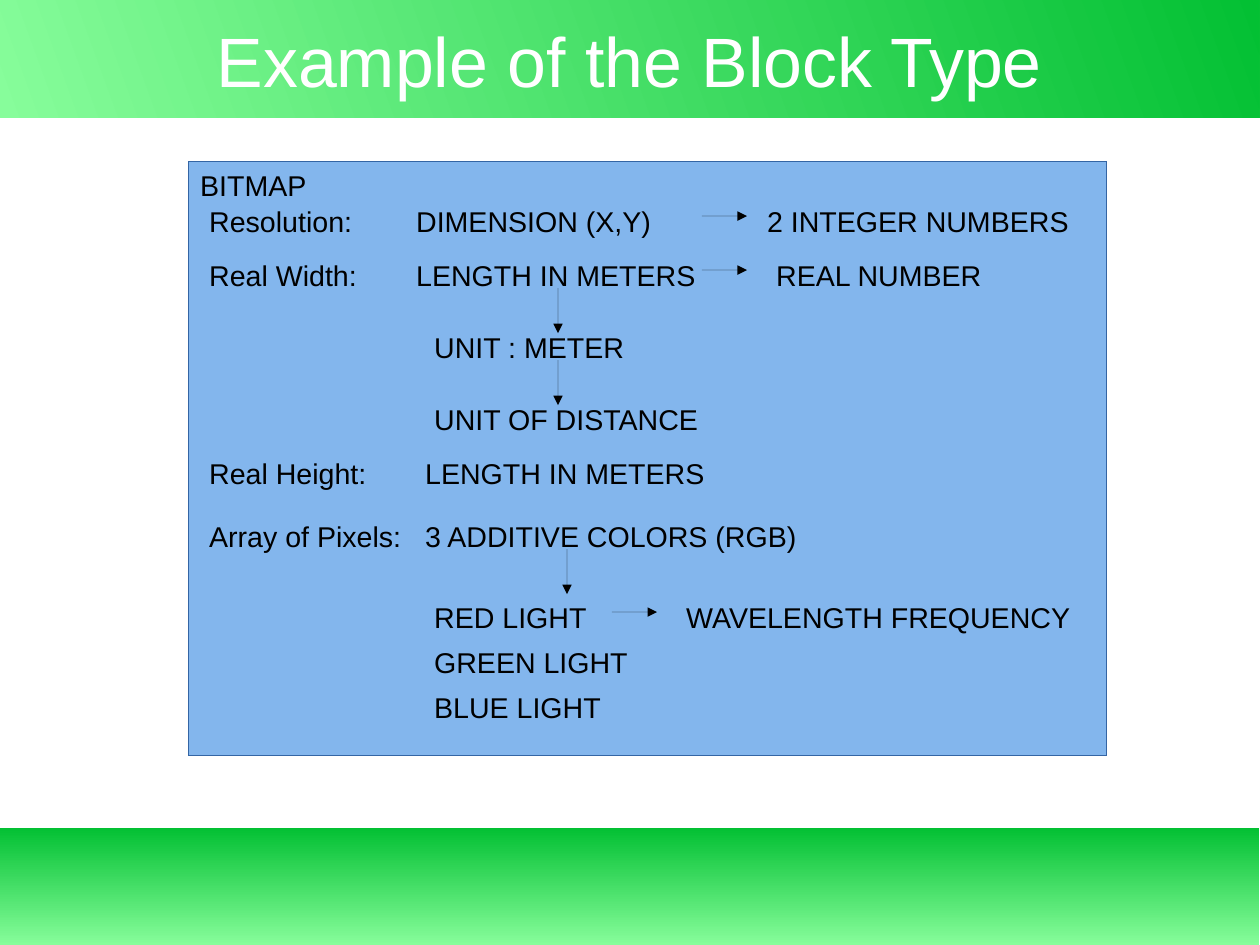
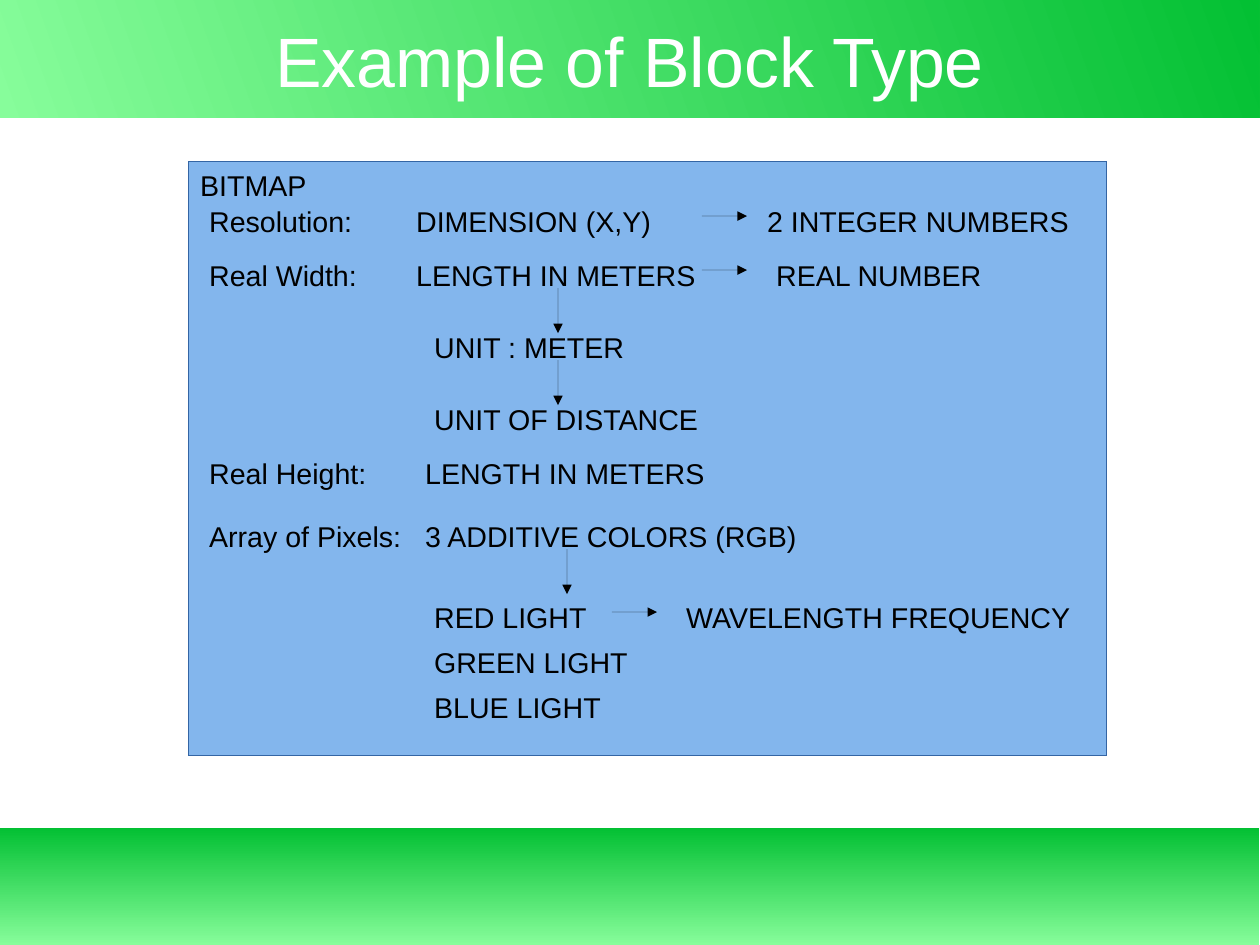
Before and after one commit to exbin/xbup-doc, a slide deck: slide 18 of presentation/xbup-introduction.odp (slide 17 before the commit). Drawn at 1260x945 pixels with LibreOffice and Linux fonts; fonts in the diff are those of the drawing. Boxes give left, top, right and bottom in pixels: in the first picture for what was removed or moved away, otherwise in the second. Text is boxed around its words. In the diff, an @@ line names an element or a change of style, - is before the commit and + after.

```diff
--- a/presentation/xbup-introduction.odp
+++ b/presentation/xbup-introduction.odp
@@ title at [275, 36, 983, 100]: text changed @@
-Example of the Block Type
+Example of Block Type
```
Also in this commit, not shown: 1 slide added, 1 other file.
